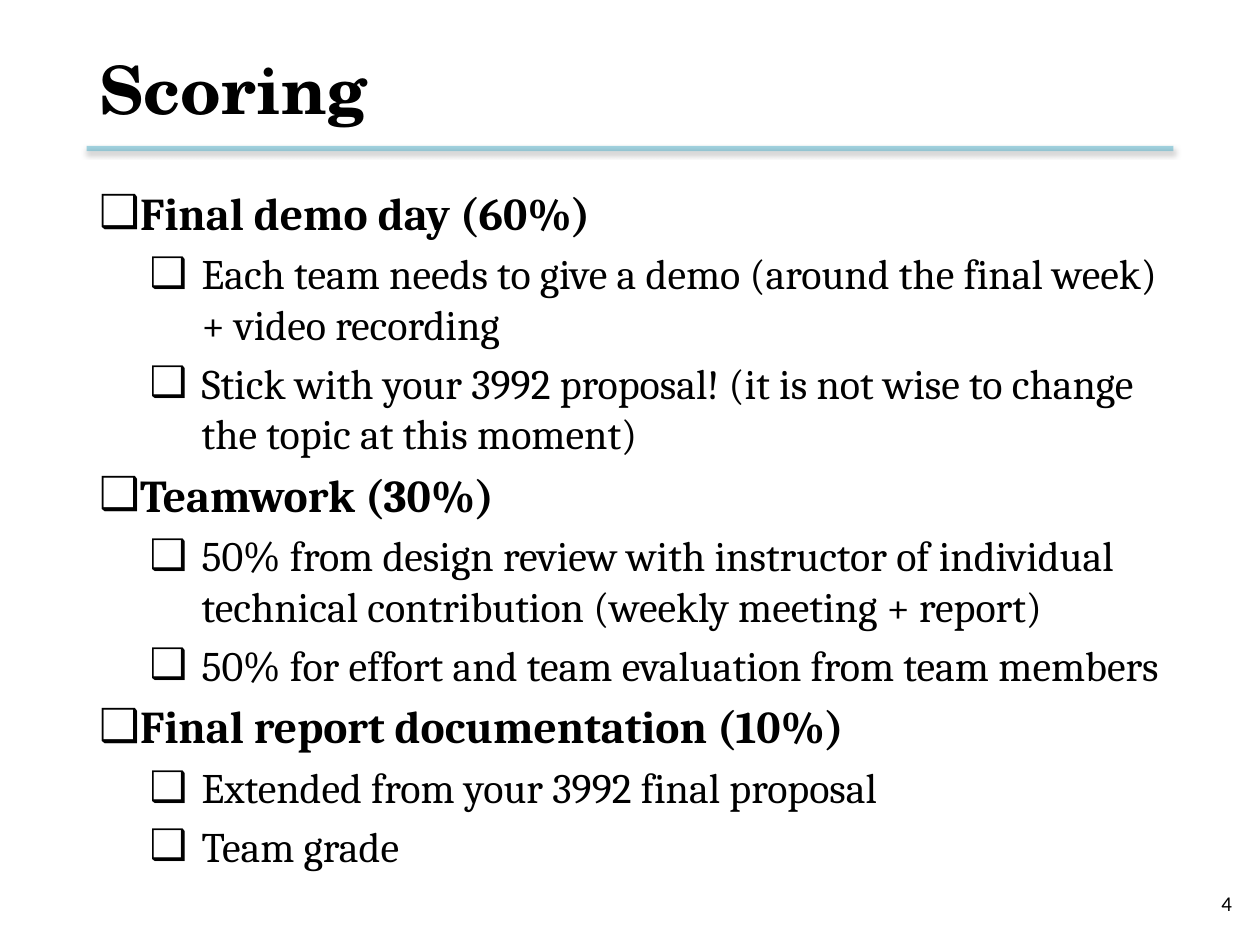
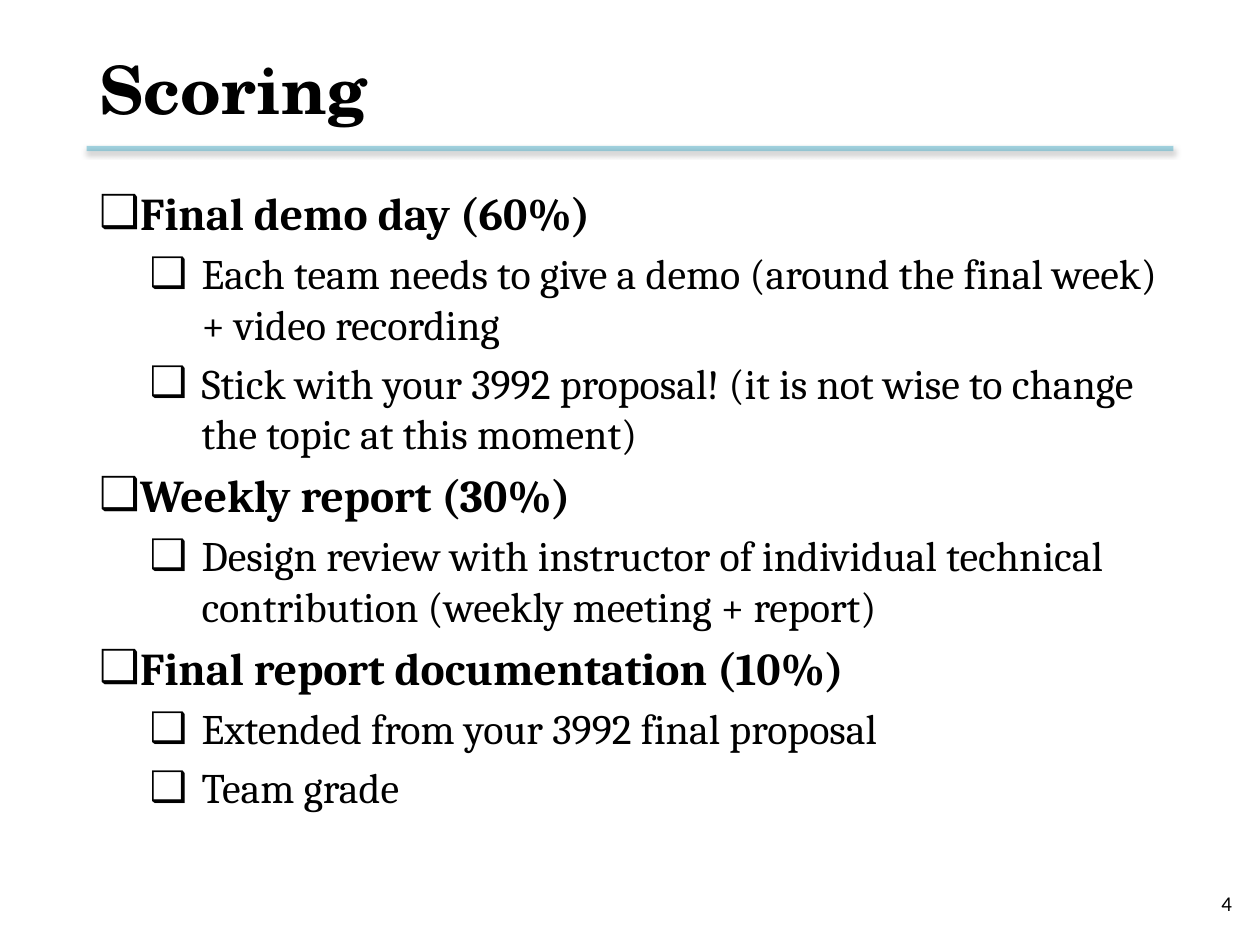
Before and after one commit to tsung-wei-huang/ece4710, a slide deck: slide 4 of slides/lecture1.pptx. Drawn at 1260x945 pixels with LibreOffice and Linux fonts; fonts in the diff are those of the drawing; background and template pictures are left out. Boxes give left, top, right and bottom in pixels: in the first picture for what was removed or moved away, otherwise in the second. Text is boxed around its words. In the diff, an @@ line names an element or a change of style, - is before the commit and + after.

```diff
--- a/slides/lecture1.pptx
+++ b/slides/lecture1.pptx
@@ text at [140, 479, 1103, 632]: text changed @@
-❑ Teamwork (30%)
-  ❑ 50% from design review with instructor of individual technical contribution (weekly meeting + report)
-  ❑ 50% for effort and team evaluation from team members
+❑ Weekly report (30%)
+  ❑ Design review with instructor of individual technical contribution (weekly meeting + report)
```
Also in this commit, not shown: 2 other slides changed, 2 other files.
